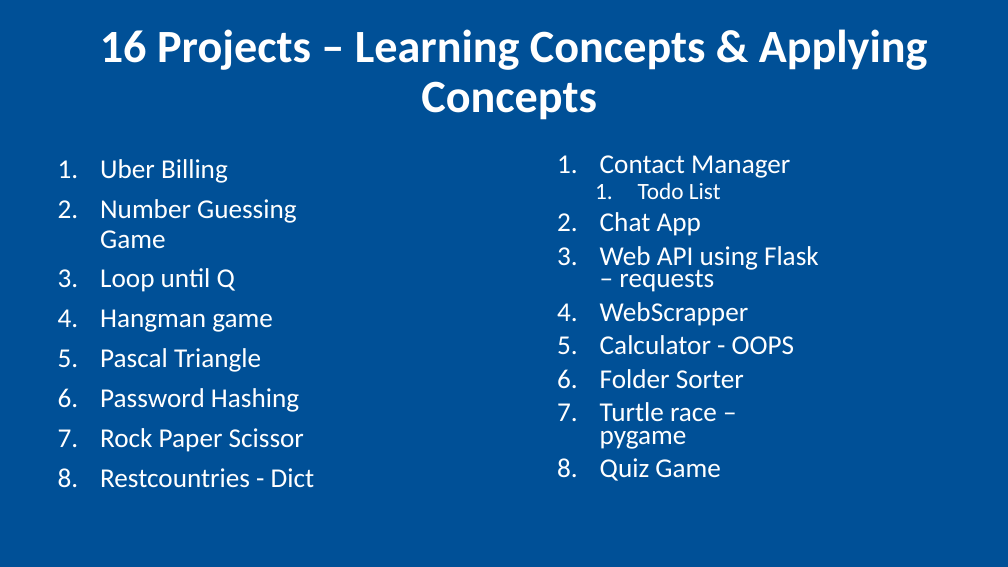
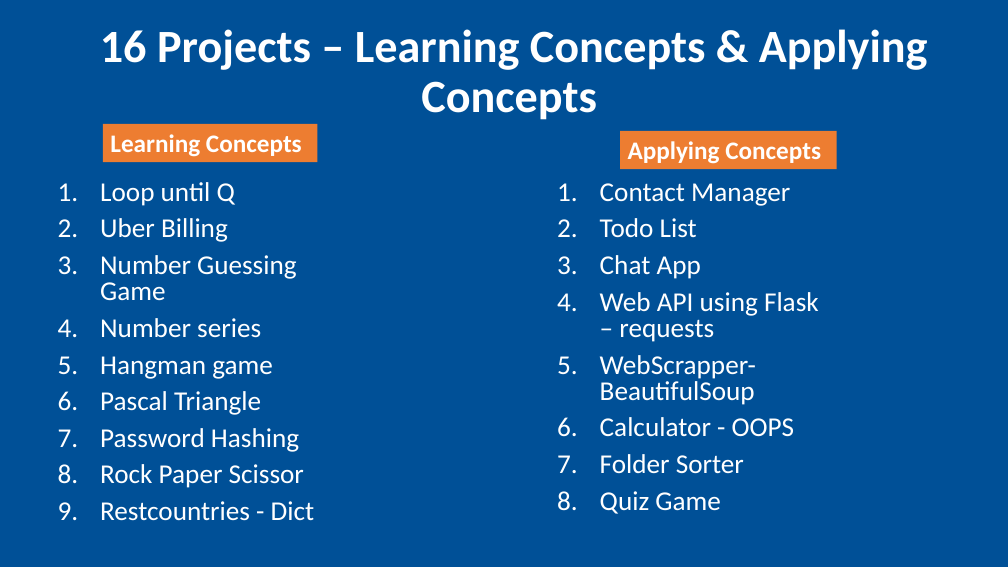
Before and after one commit to reach2arunprakash/python3, a slide deck: slide 19 of Opener/Python in 20 mins.pptx (slide 17 before the commit). Drawn at 1008x567 pixels with LibreOffice and Linux fonts; fonts in the diff are those of the drawing. Boxes give left, top, right and bottom in pixels: in the first picture for what was removed or moved away, otherwise in the second. Text is boxed around its words. In the diff, an @@ line names an element or a change of style, - is before the commit and + after.

```diff
--- a/Opener/Python in 20 mins.pptx
+++ b/Opener/Python in 20 mins.pptx
@@ rectangle added at [103,124,318,162], fill #ED7D31, 24 pt, text #FFFFFF, bold @@
+Learning Concepts
@@ rectangle added at [620,131,836,169], fill #ED7D31, 24 pt, text #FFFFFF, bold @@
+Applying Concepts
@@ text "Loop until Q": place and size @@
-text "Loop until Q" at [100,159,315,488]
+text "Loop until Q" at [100,182,315,521]
@@ text "Contact Manager": place and size @@
-text "Contact Manager" at [600,155,819,481]
+text "Contact Manager" at [600,183,819,514]
@@ text at [100,182,235,206]: paragraph added @@
+1. Loop until Q
@@ text at [600,183,819,514]: size 22.2 to 25.9 pt in "Todo List"; line spacing 0.7 to 0.8; list level 2 to 1 in "Todo List" @@
@@ text at [100,218,315,521]: line spacing 0.9 to 0.8 @@
@@ text at [100,318,261,338]: text changed @@
-3. Loop until Q
+4. Number series
@@ text at [600,355,756,405]: text changed @@
-4. WebScrapper
+5. WebScrapper- BeautifulSoup
@@ text at [600,402,717,449]: paragraph removed @@
-7. Turtle race – pygame
```
Also in this commit, not shown: 5 other slides changed, 2 slides added.
